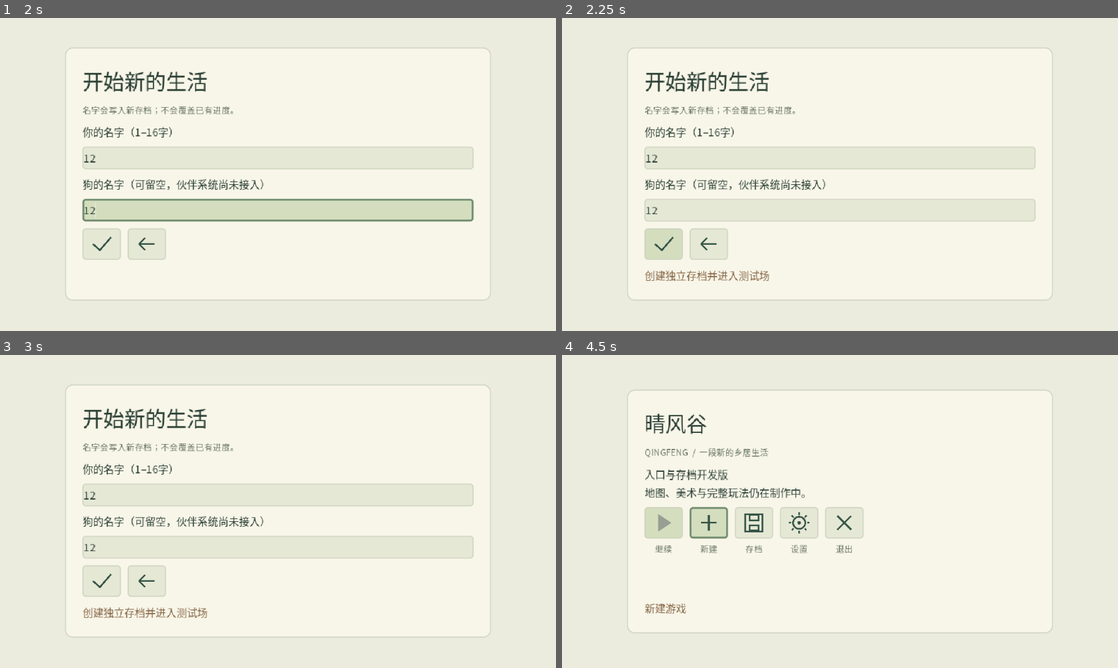
Above: before the commit, frames 1-4 (two rows, left to right).
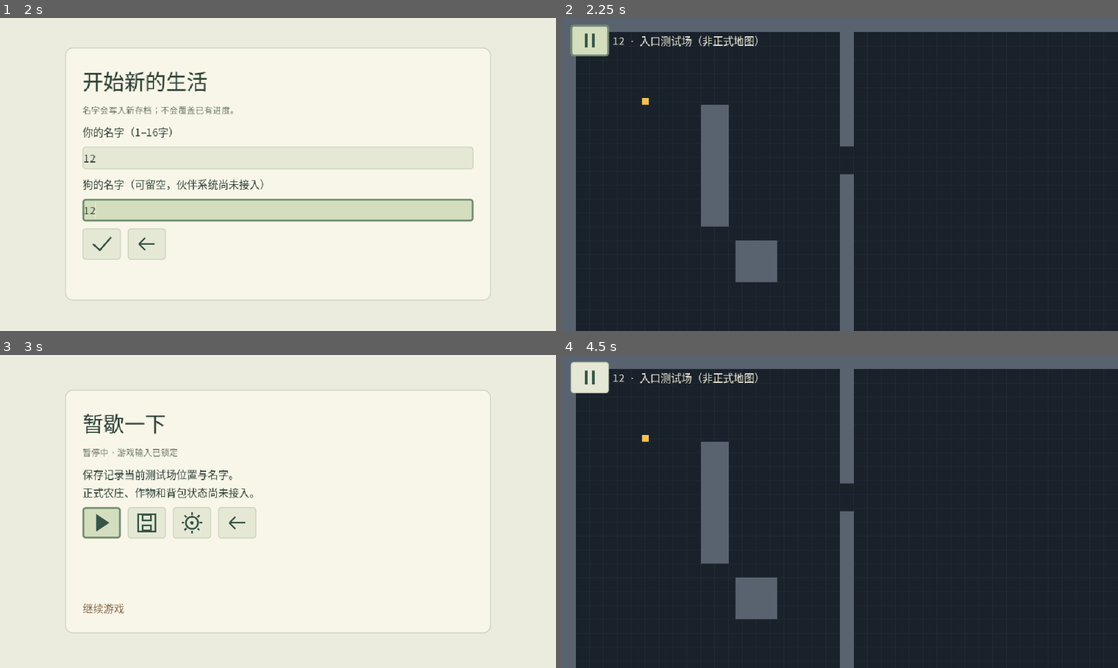
Above: after the commit, the same moments.

Repository: natefox2017/qingfeng
Game: Godot game, scene res://app/main.tscn
Same seed, same stepped clock (60 frames per second), same inputs: the game is played once before the commit and once after it.
Inputs (mouse positions are in pixels of both pictures, inside the frame that each line leads up to):
- Up to frame 1 (2 s): click (144, 187) at 0.52 s; click (278, 158) at 1.27 s; type "12" at 1.35 s; click (278, 208) at 1.5 s; type "12" at 1.58 s
- Up to frame 2 (2.25 s): click (662, 243) at 2.02 s
- Up to frame 3 (3 s): click (27, 376) at 2.77 s
- Up to frame 4 (4.5 s): click (662, 524) at 3.52 s; click (706, 580) at 4.27 s

Frame 1 is identical in both runs. In frame 2, 100% of the frame differs, in the area x 0-100%, y 0-100%; in frame 3, 5.9%; in frame 4, 99%.
Error before the commit: Parse Error: Cannot infer the type of "identity" variable because the value doesn't have a set type. (res://persistence/session_codec.gd:177)

Commit message:
Fix schema-v2 identity typing

Diff:
--- a/game/persistence/session_codec.gd
+++ b/game/persistence/session_codec.gd
@@ -174,7 +174,7 @@
 static func validate_gameplay_snapshot(value: Variant) -> bool:
 	if not (value is Dictionary):
 		return false
-	var identity := value.duplicate(true)
+	var identity: Dictionary = value.duplicate(true)
 	identity.erase("gameplay")
 	if not _valid_world_identity(identity,false):
 		return false
